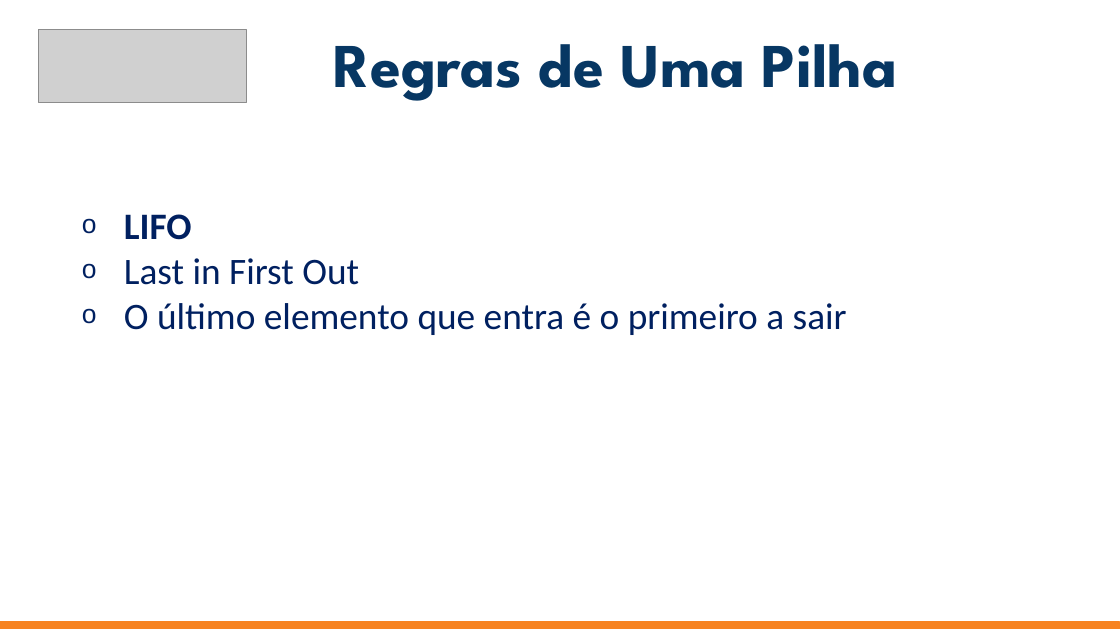
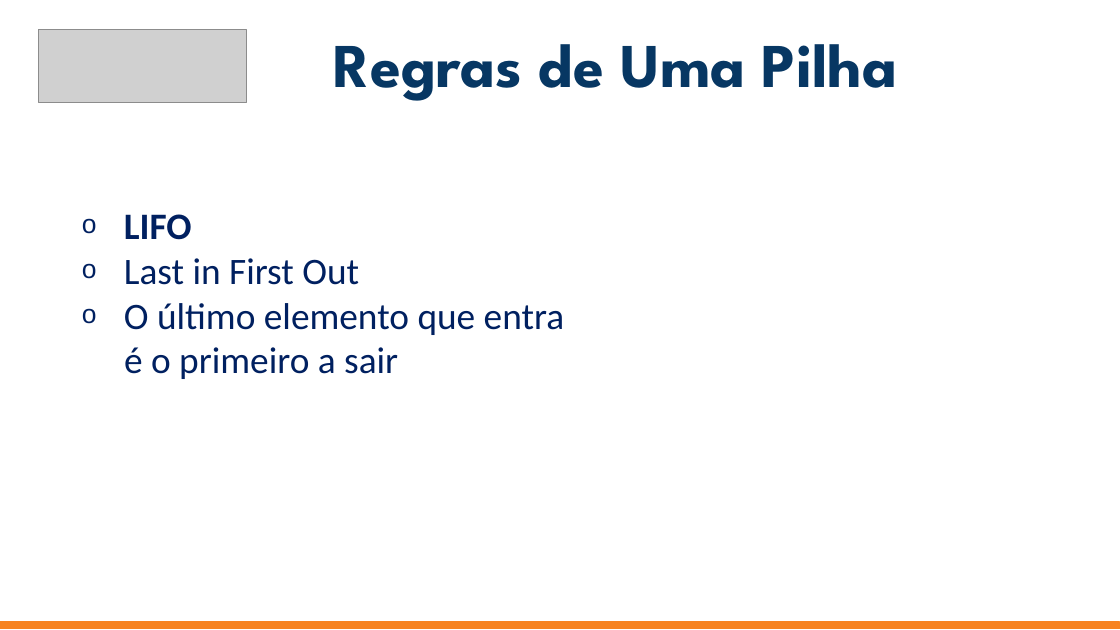
Before and after one commit to jrdutra/estruturaDeDadosJavaDio, a slide deck: slide 4 of apresentacoes/Aula2/Etapa1/Etapa1.pptx. Drawn at 1120x630 pixels with LibreOffice and Linux fonts; fonts in the diff are those of the drawing; grey boxes stand for pictures. Boxes give left, top, right and bottom in pixels: in the first picture for what was removed or moved away, otherwise in the second. Text is boxed around its words. In the diff, an @@ line names an element or a change of style, - is before the commit and + after.

```diff
--- a/apresentacoes/Aula2/Etapa1/Etapa1.pptx
+++ b/apresentacoes/Aula2/Etapa1/Etapa1.pptx
@@ text at <box>124,303,564,379</box>: text changed @@
-o O último elemento que entra é o primeiro a sair
+o O último elemento que entra
+  é o primeiro a sair
```
Also in this commit, not shown: 3 other slides changed, 23 other files.
